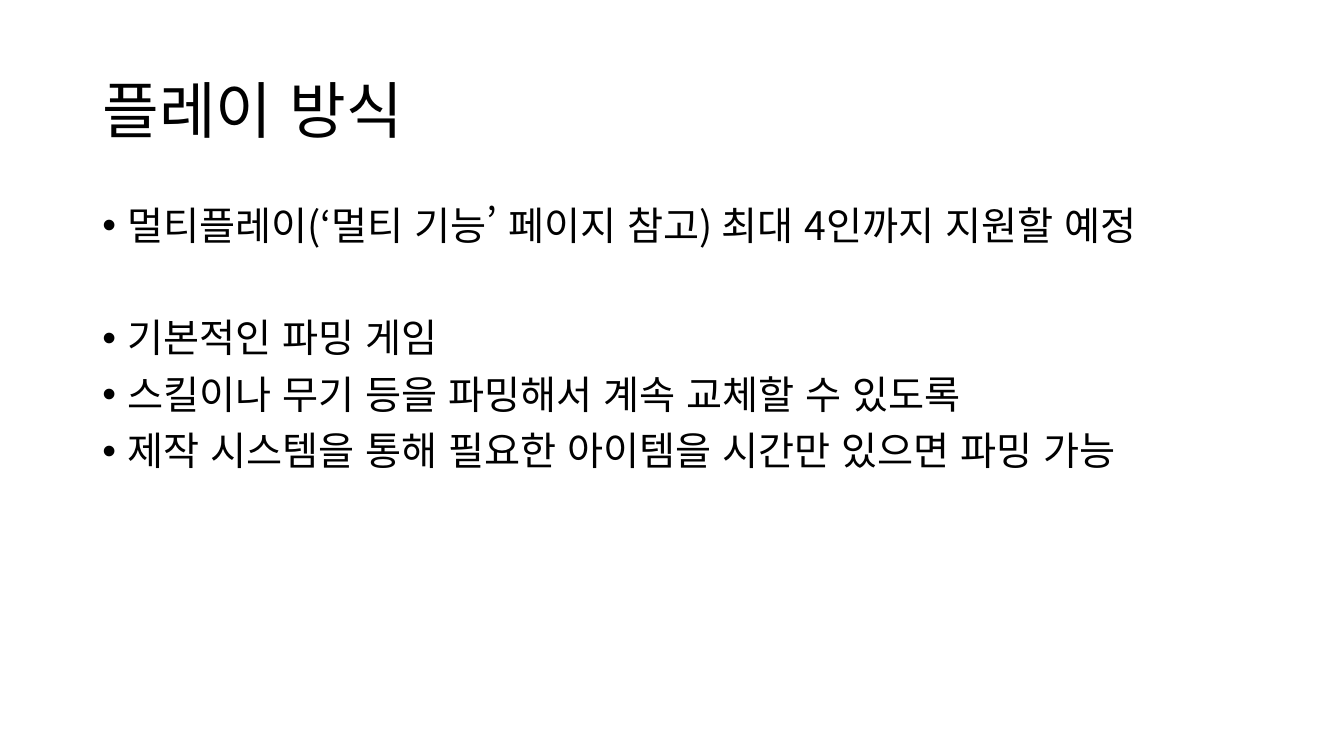
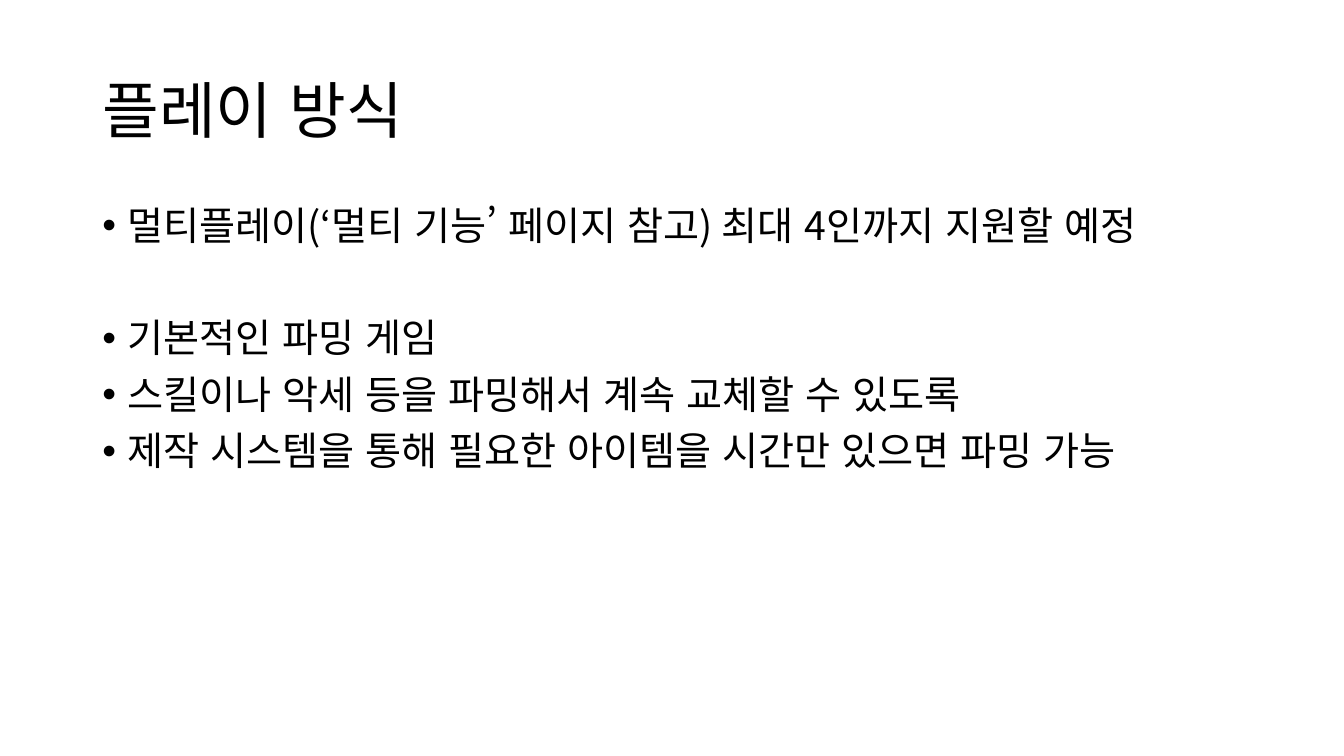
Before and after one commit to zyx0208/First, a slide deck: slide 2 of 기획.pptx. Drawn at 1344x756 pixels with LibreOffice and Linux fonts; fonts in the diff are those of the drawing. Boxes give left, top, right and bottom in pixels: in the first picture for what was removed or moved away, otherwise in the second. Text is boxed around its words. In the diff, an @@ line names an element or a change of style, - is before the commit and + after.

Commit message:
스킬 정리 및 방향 정하기
-스킬을 내려찍는 스킬로 변경
대각선으로 움직이는 모션이 부자연스러운 부분이 많아서 아예 간단한 모션으로 교체

-게임 개발 방향 정리
1인으로 애니메이션 제작이 불가능하기 때문에, 스킬 구현은 실제 현업에서 하지 않는 하드코딩 과정이 진행돼야 함.
하지만, 이 곳에 시간을 오래 넣어서 그럴듯 하게 만드는 것 보단, UI나 시스템 등을 우선으로 두어 실제 현업에서의 능력을 키우는 것이 좋다고 판단.
고로, 인벤토리와 스킬 및 캐릭터 속성에 대해 구현하는 것으로 우선으로 하기로  결정

```diff
--- a/기획.pptx
+++ b/기획.pptx
@@ text at [128, 376, 960, 412]: text changed @@
-• 스킬이나 무기 등을 파밍해서 계속 교체할 수 있도록
+• 스킬이나 악세 등을 파밍해서 계속 교체할 수 있도록
```
Also in this commit, not shown: 1 other slide changed, 8 other files.
